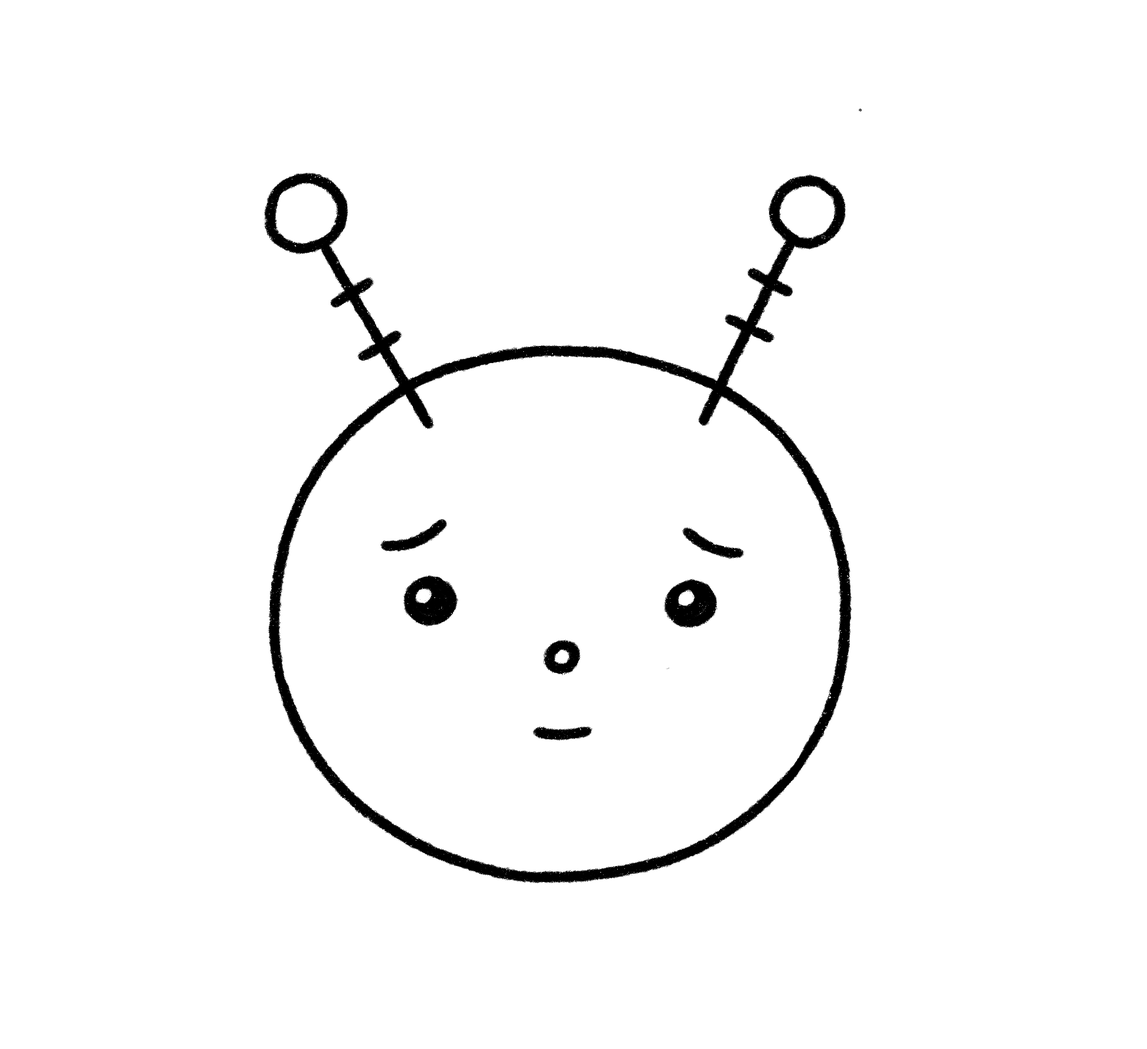
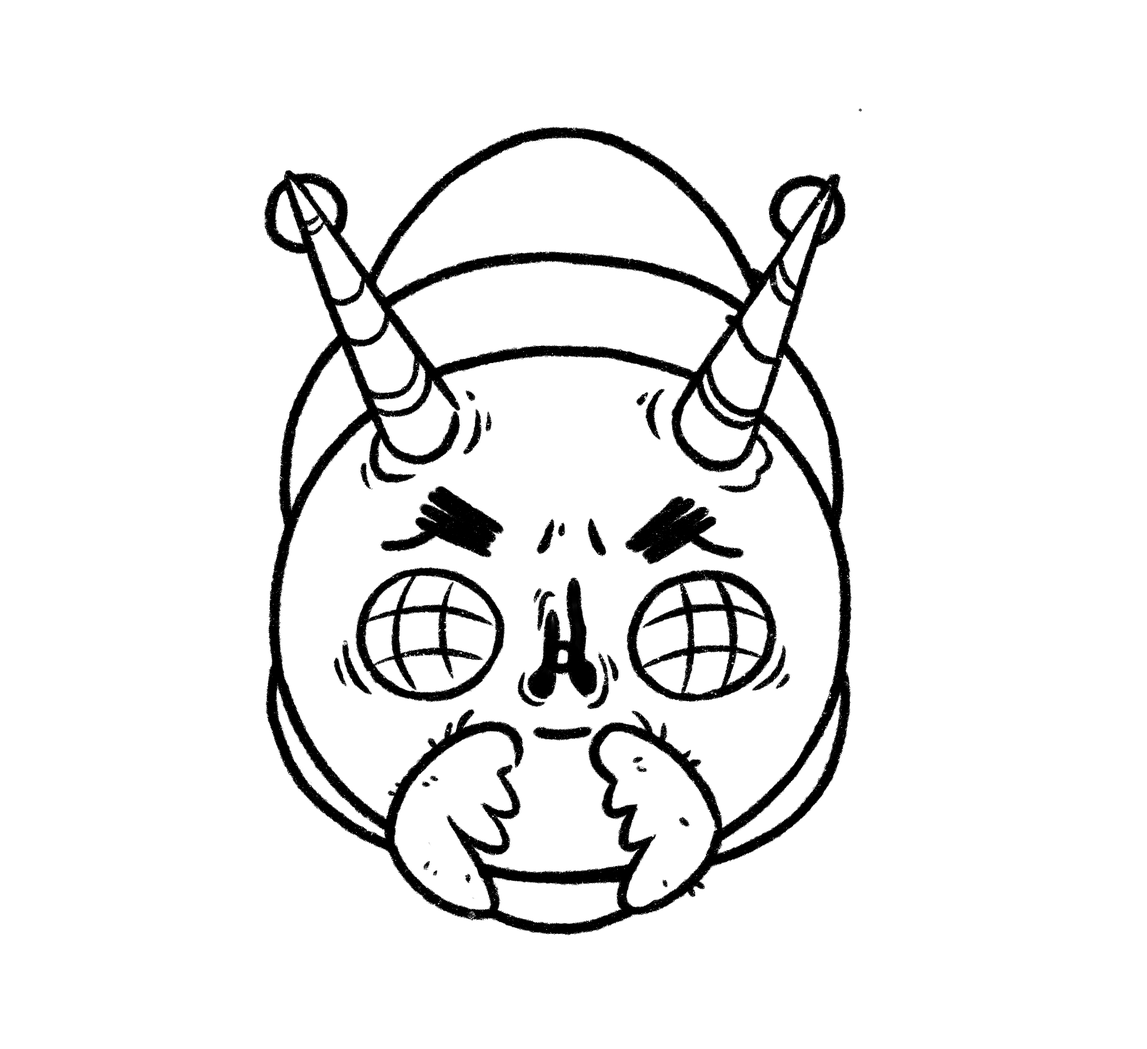
The second w=1147, h=1049 image is a revision of the first. Changes to its layers:
showed "antenna 2" over bbox(284, 170, 841, 494)
showed "eyebrows 2" over bbox(415, 485, 717, 565)
showed "eyes 2" over bbox(333, 567, 791, 703)
showed "mouth 2" over bbox(383, 709, 724, 922)
showed "nose 2" over bbox(517, 577, 619, 710)
showed "head 3" over bbox(265, 250, 851, 886)
showed "head 2" over bbox(315, 125, 804, 936)
